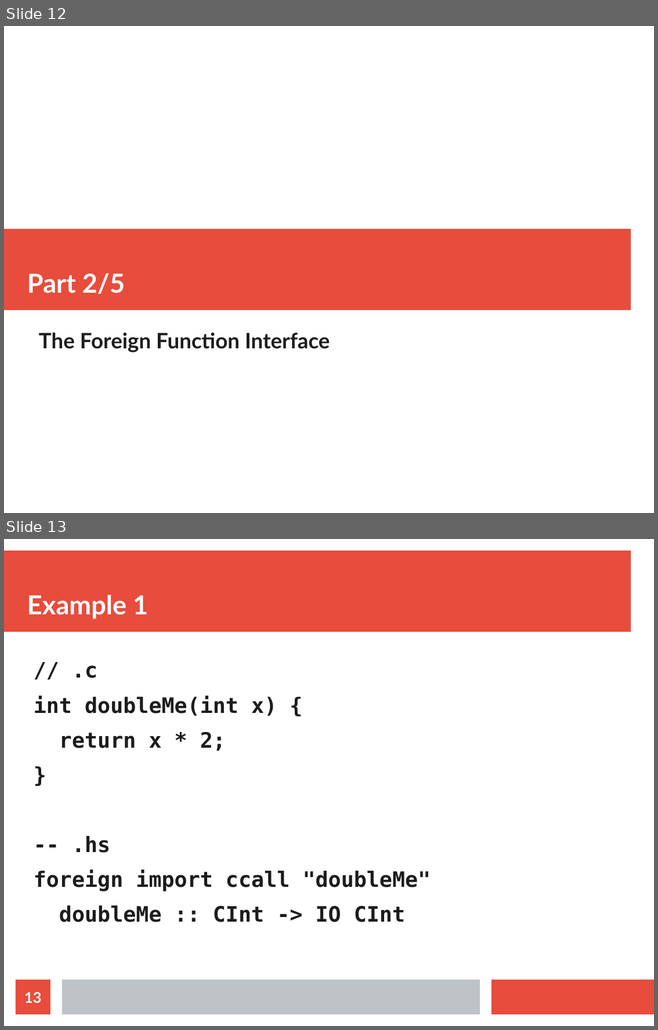
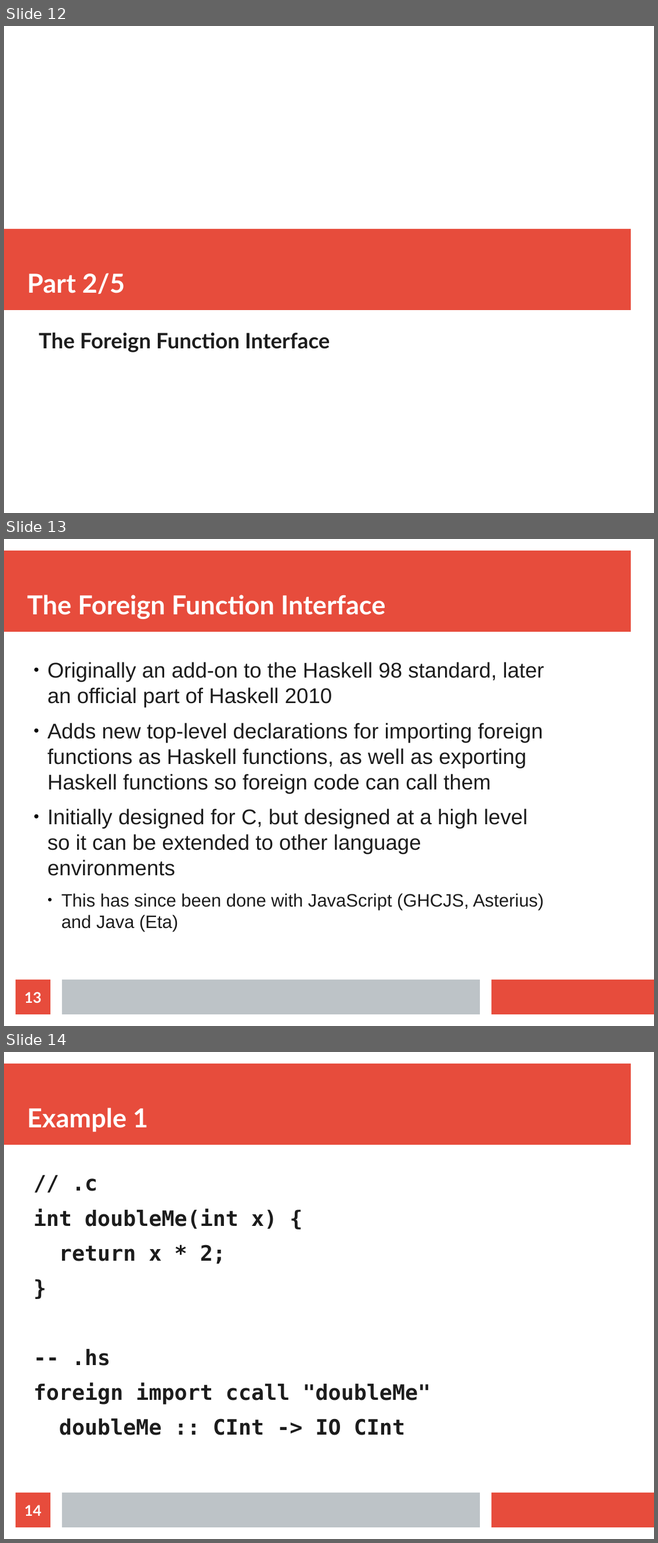
Before and after one commit to mtolly/haskell-c-talk, a slide deck: presentation.odp. Shown one above the other, each under a label of ours: slides 12 and 13 before the commit, slides 12, 13 and 14 after it. The pictures are 658x1030 and 658x1543 pixels, drawn with LibreOffice and Linux fonts; fonts in the diff are those of the drawing. Boxes give left, top, right and bottom in pixels: in the first picture for what was removed or moved away, otherwise in the second. Text is boxed around its words. In the diff, an @@ line names an element or a change of style, - is before the commit and + after.

```diff
--- a/presentation.odp
+++ b/presentation.odp
@@ slide 13 added at (4, 539, 654, 1026), background #FFFFFF; not listed: 3 template elements that a slide beside it also shows @@
@@ title added at (27, 595, 385, 619), 32 pt, text #FFFFFF, bold @@
+The Foreign Function Interface
@@ text added at (48, 662, 543, 932), 26 pt, text #1C1C1C @@
+● Originally an add-on to the Haskell 98 standard, later an official part of Haskell 2010
+● Adds new top-level declarations for importing foreign functions as Haskell functions, as well as exporting Haskell functions so foreign code can call them
+● Initially designed for C, but designed at a high level so it can be extended to other language environments
+  ● This has since been done with JavaScript (GHCJS, Asterius) and Java (Eta)
@@ page number added at (16, 980, 50, 1015), fill #E74C3C, 18 pt, text #FFFFFF, bold @@
+13
@@ what was slide 13 is now slide 14 @@
@@ page number at (24, 1505, 41, 1516): text changed @@
-13
+14
```
Also in this commit, not shown: 2 slides changed.
